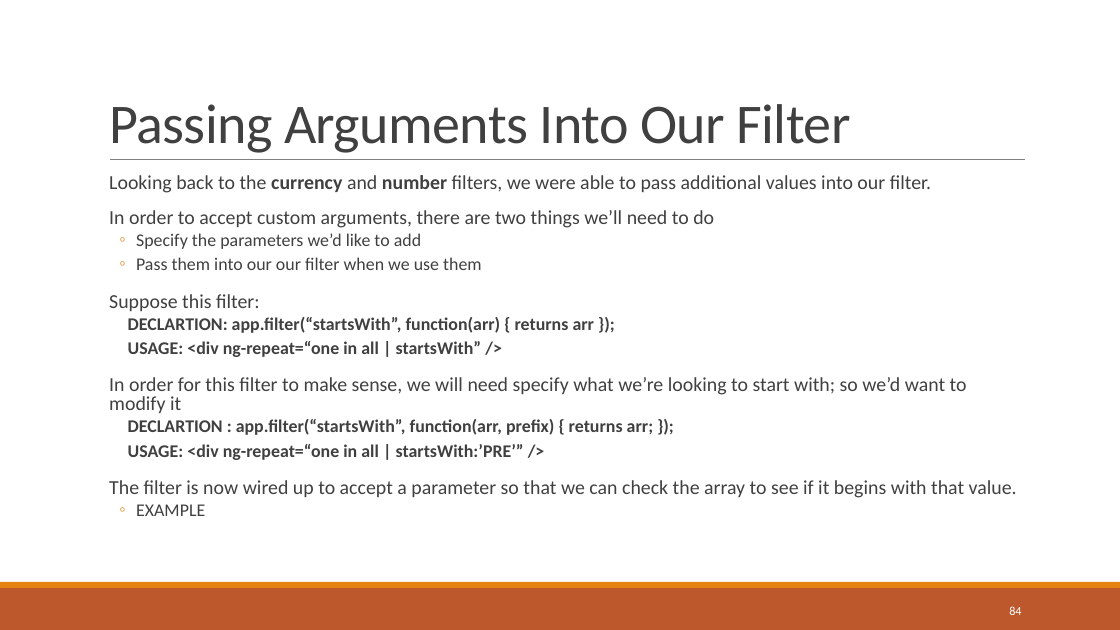
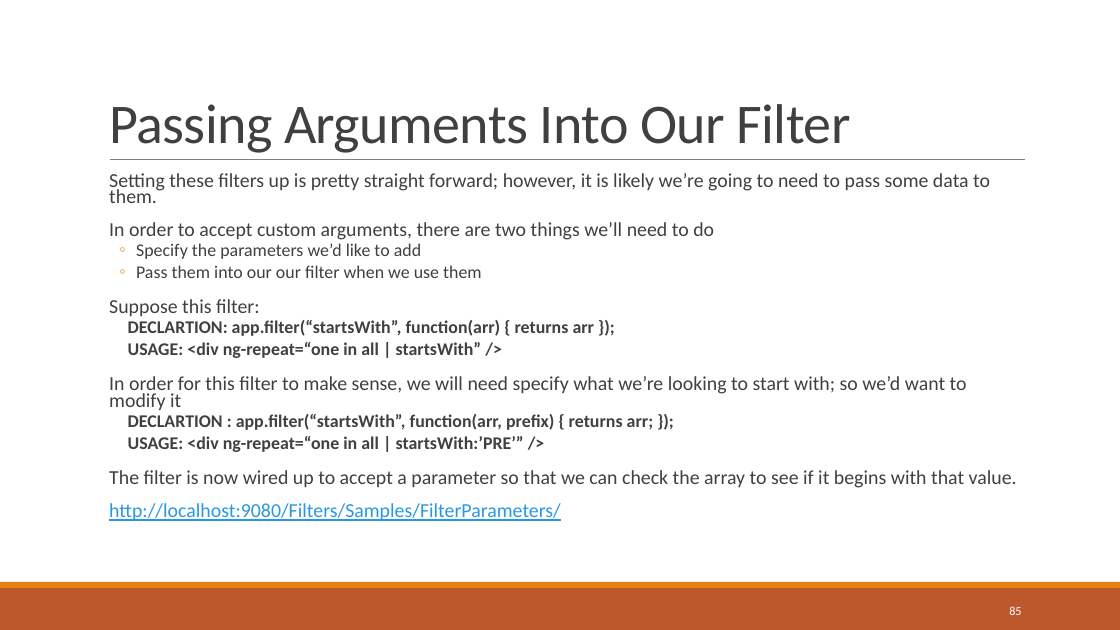
Before and after one commit to sbechtold/angularjs, a slide deck: slide 85 of materials/AngularJS.pptx (slide 84 before the commit). Drawn at 1120x630 pixels with LibreOffice and Linux fonts; fonts in the diff are those of the drawing. Boxes give left, top, right and bottom in pixels: in the first picture for what was removed or moved away, otherwise in the second. Text is boxed around its words. In the diff, an @@ line names an element or a change of style, - is before the commit and + after.

```diff
--- a/materials/AngularJS.pptx
+++ b/materials/AngularJS.pptx
@@ text at bbox=[109, 173, 990, 203]: text changed @@
-  Looking back to the currency and number filters, we were able to pass additional values into our filter.
+  Setting these filters up is pretty straight forward; however, it is likely we’re going to need to pass some data to them.
@@ text at bbox=[109, 222, 1017, 488]: line spacing 0.8 to 0.7 @@
@@ text at bbox=[109, 503, 561, 521]: text changed; size 15.3 to 17 pt; text colour #404040 to #2998E3 @@
-  ◦ EXAMPLE
+  http://localhost:9080/Filters/Samples/FilterParameters/
@@ page number at bbox=[1009, 606, 1021, 615]: text changed @@
-84
+85
```
Also in this commit, not shown: 6 other slides changed, 3 slides added, 2 slides removed, 22 other files.
